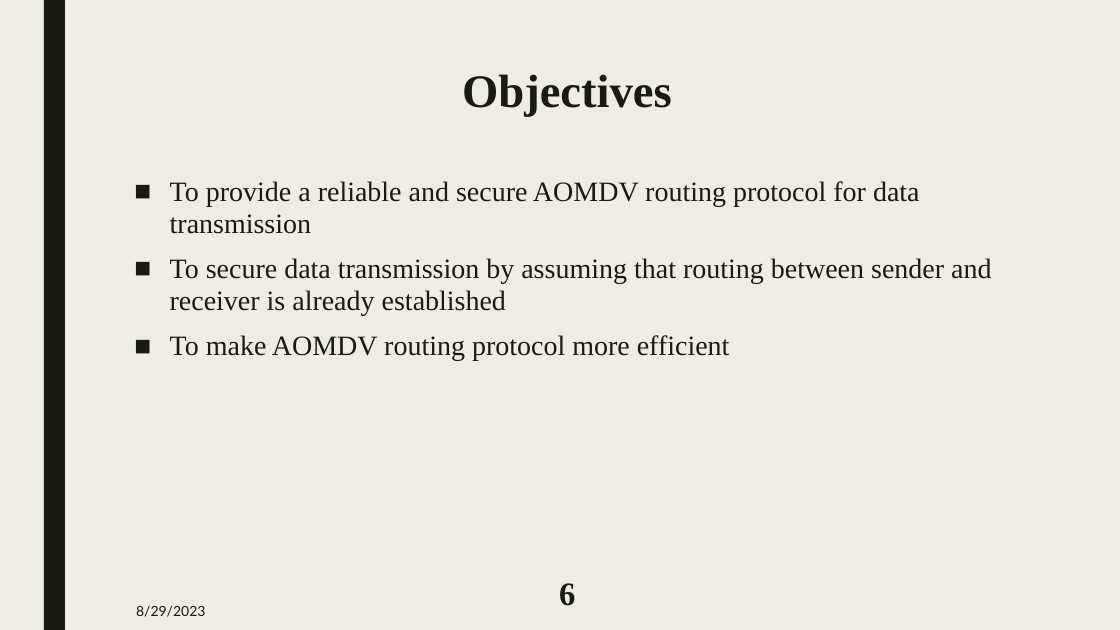
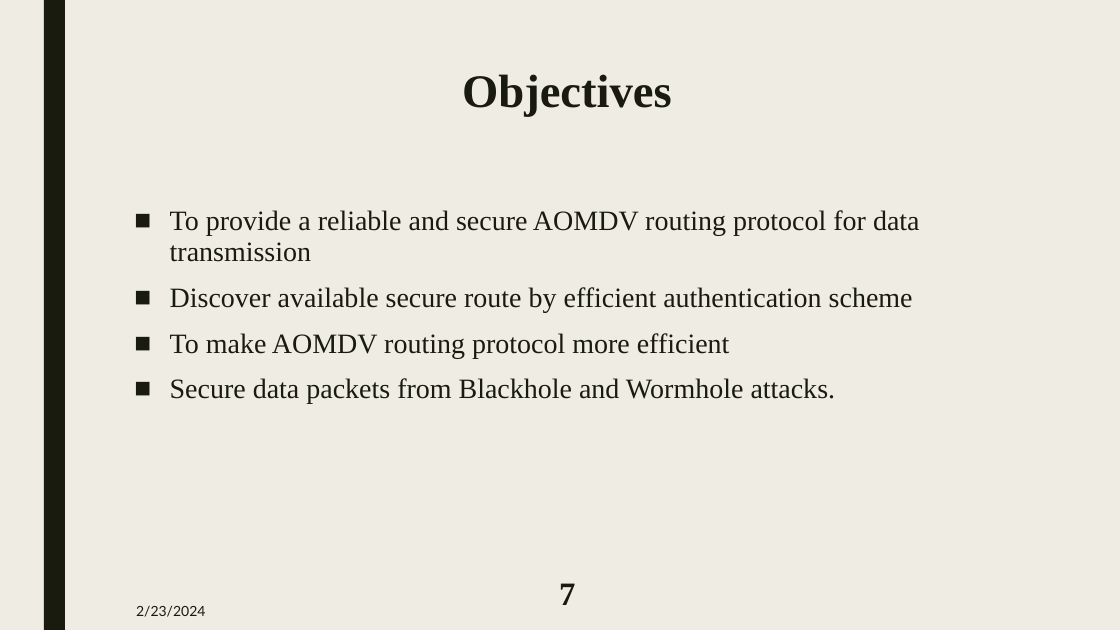
Before and after one commit to MAZHAR1807102/Thesis, a slide deck: slide 7 of 1807102-Predefence.pptx (slide 6 before the commit). Drawn at 1120x630 pixels with LibreOffice and Linux fonts; fonts in the diff are those of the drawing. Boxes give left, top, right and bottom in pixels: in the first picture for what was removed or moved away, otherwise in the second. Text is boxed around its words. In the diff, an @@ line names an element or a change of style, - is before the commit and + after.

```diff
--- a/1807102-Predefence.pptx
+++ b/1807102-Predefence.pptx
@@ text "To provide a reliable and ...": place and size @@
-text "To provide a reliable and ..." at [170, 181, 991, 361]
+text "To provide a reliable and ..." at [170, 210, 920, 404]
@@ text at [170, 287, 913, 313]: text changed @@
-■ To secure data transmission by assuming that routing between sender and receiver is already established
+■ Discover available secure route by efficient authentication scheme
@@ text at [170, 378, 836, 404]: paragraph added @@
+■ Secure data packets from Blackhole and Wormhole attacks.
@@ page number at [559, 583, 575, 605]: text changed @@
-6
+7
@@ text at [136, 605, 205, 617]: text changed @@
-8/29/2023
+2/23/2024
```
Also in this commit, not shown: 22 other slides changed, 9 slides added, 25 other files.
